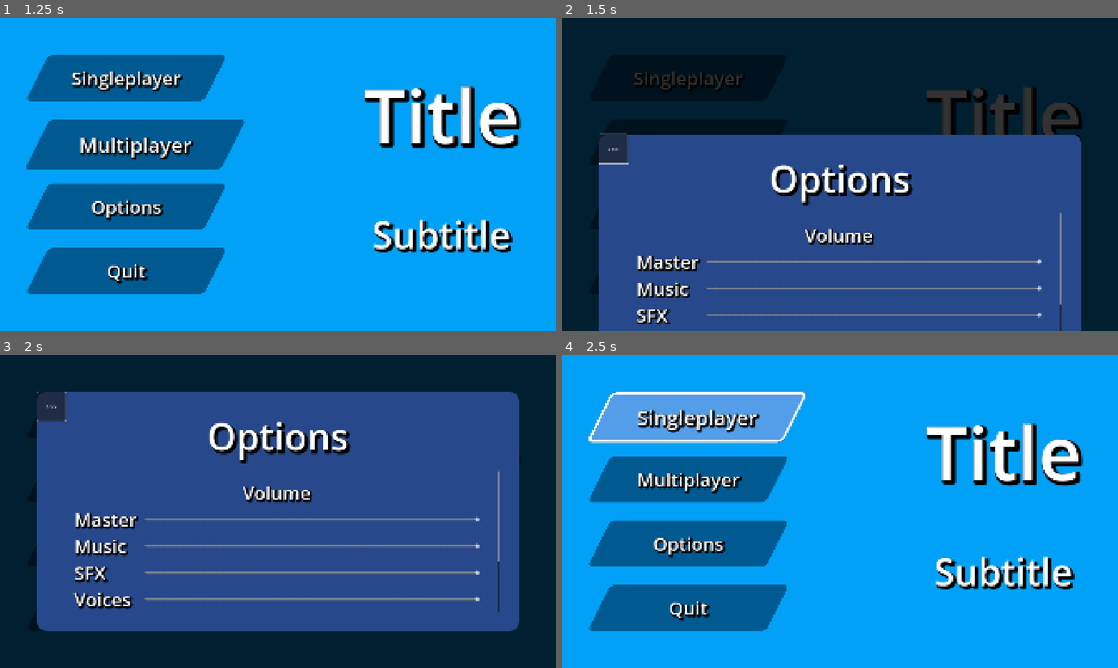
Above: before the commit, frames 1-4 (two rows, left to right).
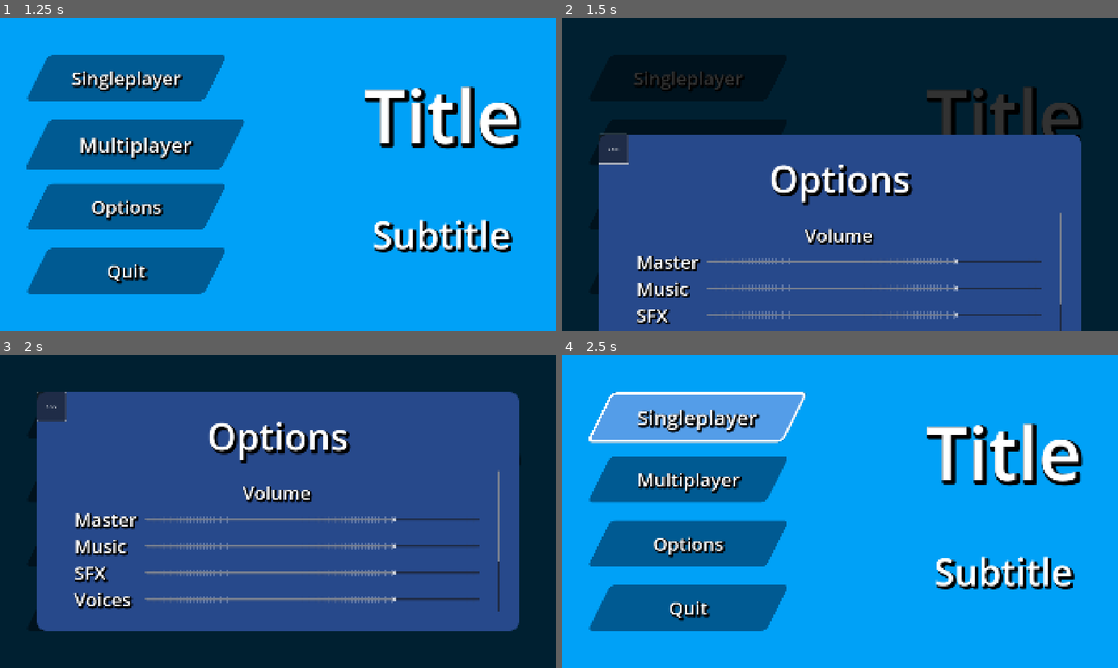
Above: after the commit, the same moments.

Repository: CISC-486-Game-Development-Project/cisc-486-game-development-project
Game: Godot game, scene res://Scenes/Menus/TitleScreen/title_screen.tscn
Two runs of this game, one before a commit and one after it. Both use one fixed random seed, a clock stepped at 60 frames per second and the inputs below. The engine's default icon, where the game draws it, is replaced by a stand-in: a white triangle on a blue panel in a dark square. Sound files missing from this copy of the repository are replaced by a short silence.
Inputs (mouse positions are in pixels of both pictures, inside the frame that each line leads up to):
- Up to frame 1 (1.25 s): tap Enter at 0.5 s; move the mouse to (400, 158) at 0.52 s; hold D (Right) from 0.53 s (still down); tap Down (CameraDown) at 0.6 s; click (400, 158) at 0.67 s
- Up to frame 2 (1.5 s): release D (Right) at 1.25 s; click "Options" at 1.25 s
- Up to frame 3 (2 s): no input
- Up to frame 4 (2.5 s): click "Back" at 2 s

Frame 1 is identical in both runs. In frame 2, 0.7% of the frame differs, in the area x 32-87%, y 76-97%; in frame 3, 1.1%, in the area x 32-87%, y 51-80%; in frame 4, nothing differs.

Commit message:
Added Volume Functionality in Options Menu
Options menu now works during in game pauses, and the volume sliders actually set the volumes in AudioManager.

Bugfix: sfx and voices are now properly removed from the current arrays so errors aren't thrown when setting volumes.

Diff:
--- a/Scenes/Menus/OptionsMenu/options_menu.gd
+++ b/Scenes/Menus/OptionsMenu/options_menu.gd
@@ -1,3 +1,4 @@
+class_name OptionsMenu
 extends CanvasLayer
 
 # Signals
@@ -8,6 +9,12 @@
 const TWEEN_TIME: float = 0.5 ## The time it takes for the menu to show or hide.
 const OFFSCREEN_POSITION: Vector2 = Vector2(0,1080) ## The position the menu tweens to and from when showing and hiding.
 
+# Exprot Vars
+@export var master_volume_slider: HSlider
+@export var music_volume_slider: HSlider
+@export var sfx_volume_slider: HSlider
+@export var voice_volume_slider: HSlider
+
 # Onready Vars
 @onready var background_panel: Panel = $BackgroundPanel
 @onready var options_container: MarginContainer = $OptionsContainer
@@ -17,7 +24,13 @@
 var menu_tween: Tween ## The current tween applying to this menu.
 
 func _ready() -> void:
+	_set_up_options()
+	hide()
 	temp_back_button.pressed.connect(hide_menu)
+
+######################
+## Showing & Hiding ##
+######################
 
 ## Should be called to show menu.
 func show_menu() -> void:
@@ -26,7 +39,7 @@
 		menu_tween.kill()
 
 	# Create new tween and run
-	menu_tween = get_tree().create_tween().set_parallel().set_trans(Tween.TRANS_CUBIC).set_ease(Tween.EASE_OUT)
+	menu_tween = create_tween().set_parallel().set_trans(Tween.TRANS_CUBIC).set_ease(Tween.EASE_OUT)
 	visible = true
 	options_container.set_position(OFFSCREEN_POSITION)
 	menu_tween.tween_property(options_container, "position", Vector2.ZERO, TWEEN_TIME)
@@ -43,7 +56,7 @@
 		menu_tween.kill()
 
 	# Create new tween and run
-	menu_tween = get_tree().create_tween().set_parallel().set_trans(Tween.TRANS_CUBIC).set_ease(Tween.EASE_OUT)
+	menu_tween = create_tween().set_parallel().set_trans(Tween.TRANS_CUBIC).set_ease(Tween.EASE_OUT)
 	options_container.set_position(Vector2.ZERO)
 	menu_tween.tween_property(options_container, "position", OFFSCREEN_POSITION, TWEEN_TIME)
 	menu_tween.tween_property(background_panel, "modulate", Color(1.0, 1.0, 1.0, 0.0), TWEEN_TIME)
@@ -51,3 +64,42 @@
 
 	# Emit signal
 	hiding.emit()
+
+#####################
+## Setup Functions ##
+#####################
+
+## Called on ready to set up the default values for the options and connect to the proper UI signals.
+func _set_up_options() -> void:
+	# Volume Sliders
+	master_volume_slider.value = AudioManager.master_volume
+	master_volume_slider.value_changed.connect(_on_master_volume_changed)
+
+	music_volume_slider.value = AudioManager.music_volume
+	music_volume_slider.value_changed.connect(_on_music_volume_changed)
+
+	sfx_volume_slider.value = AudioManager.sfx_volume
+	sfx_volume_slider.value_changed.connect(_on_sfx_volume_changed)
+
+	voice_volume_slider.value = AudioManager.voice_volume
+	voice_volume_slider.value_changed.connect(_on_voice_volume_changed)
+
+#############################
+## Change Signal Functions ##
+#############################
+
+## Called when the Master Volume slider emits value_changed signal.
+func _on_master_volume_changed(value: float) -> void:
+	AudioManager.set_master_volume(value)
+
+## Called when the Music Volume slider emits value_changed signal.
+func _on_music_volume_changed(value: float) -> void:
+	AudioManager.set_music_volume(value)
+
+## Called when the SFX Volume slider emits value_changed signal.
+func _on_sfx_volume_changed(value: float) -> void:
+	AudioManager.set_sfx_volume(value)
+
+## Called when the Voices Volume slider emits value_changed signal.
+func _on_voice_volume_changed(value: float) -> void:
+	AudioManager.set_voice_volume(value)
--- a/Scenes/Menus/OptionsMenu/options_menu.tscn
+++ b/Scenes/Menus/OptionsMenu/options_menu.tscn
@@ -24,8 +24,12 @@
 shadow_color = Color(0, 0, 0, 1)
 shadow_offset = Vector2(4, 4)
 
-[node name="OptionsMenu" type="CanvasLayer" unique_id=693100041]
+[node name="OptionsMenu" type="CanvasLayer" unique_id=693100041 node_paths=PackedStringArray("master_volume_slider", "music_volume_slider", "sfx_volume_slider", "voice_volume_slider")]
 script = ExtResource("1_6iikp")
+master_volume_slider = NodePath("OptionsContainer/PanelContainer/MarginContainer/HBoxContainer/VBoxContainer/ScrollContainer/VBoxContainer/Volume/VBoxContainer/Master/HSlider")
+music_volume_slider = NodePath("OptionsContainer/PanelContainer/MarginContainer/HBoxContainer/VBoxContainer/ScrollContainer/VBoxContainer/Volume/VBoxContainer/Music/HSlider")
+sfx_volume_slider = NodePath("OptionsContainer/PanelContainer/MarginContainer/HBoxContainer/VBoxContainer/ScrollContainer/VBoxContainer/Volume/VBoxContainer/SFX/HSlider")
+voice_volume_slider = NodePath("OptionsContainer/PanelContainer/MarginContainer/HBoxContainer/VBoxContainer/ScrollContainer/VBoxContainer/Volume/VBoxContainer/Voices/HSlider")
 
 [node name="BackgroundPanel" type="Panel" parent="." unique_id=1204713798]
 anchors_preset = 15
@@ -122,9 +126,10 @@
 size_flags_horizontal = 3
 size_flags_vertical = 3
 size_flags_stretch_ratio = 5.0
-value = 100.0
-rounded = true
-tick_count = 100
+max_value = 1.0
+step = 0.01
+tick_count = 101
+ticks_on_borders = true
 ticks_position = 2
 
 [node name="Music" type="HBoxContainer" parent="OptionsContainer/PanelContainer/MarginContainer/HBoxContainer/VBoxContainer/ScrollContainer/VBoxContainer/Volume/VBoxContainer" unique_id=1278897561]
@@ -145,9 +150,10 @@
 size_flags_horizontal = 3
 size_flags_vertical = 3
 size_flags_stretch_ratio = 5.0
-value = 100.0
-rounded = true
-tick_count = 100
+max_value = 1.0
+step = 0.01
+tick_count = 101
+ticks_on_borders = true
 ticks_position = 2
 
 [node name="SFX" type="HBoxContainer" parent="OptionsContainer/PanelContainer/MarginContainer/HBoxContainer/VBoxContainer/ScrollContainer/VBoxContainer/Volume/VBoxContainer" unique_id=518904121]
@@ -168,9 +174,10 @@
 size_flags_horizontal = 3
 size_flags_vertical = 3
 size_flags_stretch_ratio = 5.0
-value = 100.0
-rounded = true
-tick_count = 100
+max_value = 1.0
+step = 0.01
+tick_count = 101
+ticks_on_borders = true
 ticks_position = 2
 
 [node name="Voices" type="HBoxContainer" parent="OptionsContainer/PanelContainer/MarginContainer/HBoxContainer/VBoxContainer/ScrollContainer/VBoxContainer/Volume/VBoxContainer" unique_id=45080221]
@@ -191,9 +198,10 @@
 size_flags_horizontal = 3
 size_flags_vertical = 3
 size_flags_stretch_ratio = 5.0
-value = 100.0
-rounded = true
-tick_count = 100
+max_value = 1.0
+step = 0.01
+tick_count = 101
+ticks_on_borders = true
 ticks_position = 2
 
 [node name="Miscellaneous" type="MarginContainer" parent="OptionsContainer/PanelContainer/MarginContainer/HBoxContainer/VBoxContainer/ScrollContainer/VBoxContainer" unique_id=1697458373]
--- a/Scenes/Menus/PauseScreen/pause_screen.gd
+++ b/Scenes/Menus/PauseScreen/pause_screen.gd
@@ -1,14 +1,17 @@
 extends CanvasLayer
 
-@export_file("*.tscn") var options_scene: String = "res://Scenes/"
+# Export Vars
 @export_file("*.tscn") var exit_scene: String = "res://Scenes/"
 @export var resume_button: Button
 @export var options_button: Button
 @export var exit_button: Button
 
+# Onready Vars
+@onready var options_menu: OptionsMenu = $OptionsMenu
+
 func _ready() -> void:
 	# Set up pause screen
-	visible = false
+	hide()
 	get_tree().paused = false
 	process_mode = Node.PROCESS_MODE_ALWAYS
 
@@ -16,36 +19,35 @@
 	resume_button.pressed.connect(_on_resume_pressed)
 	options_button.pressed.connect(_on_options_pressed)
 	exit_button.pressed.connect(_on_exit_pressed)
+	options_menu.hiding.connect(show)
 
 	# Focus first button
 	resume_button.grab_focus()
 
 	# Load scenes
-	SceneManager.load_scene(options_scene)
 	SceneManager.load_scene(exit_scene)
 
 func _input(_event: InputEvent) -> void:
 	if Input.is_action_just_pressed("Pause"):
 		if get_tree().paused:
-			visible = false
+			hide()
 			get_tree().paused = false
 		else:
-			visible = true
+			show()
 			get_tree().paused = true
 
 ## Called when the resume button is pressed.
 func _on_resume_pressed() -> void:
-	visible = false
+	hide()
 	get_tree().paused = false
 
 ## Called when the options button is pressed.
 func _on_options_pressed() -> void:
-	visible = false
-	get_tree().paused = false
-	SceneManager.change_scene(options_scene, SceneManager.INSTANT)
+	hide()
+	options_menu.show_menu()
 
 ## Called when the exit button is pressed.
 func _on_exit_pressed() -> void:
-	visible = false
+	hide()
 	get_tree().paused = false
 	SceneManager.change_scene(exit_scene, SceneManager.INSTANT)
--- a/Scenes/Menus/PauseScreen/pause_screen.tscn
+++ b/Scenes/Menus/PauseScreen/pause_screen.tscn
@@ -1,6 +1,7 @@
 [gd_scene format=3 uid="uid://htd17y0efmde"]
 
 [ext_resource type="Script" uid="uid://b0s7bnsoqfjge" path="res://Scenes/Menus/PauseScreen/pause_screen.gd" id="1_qkxxw"]
+[ext_resource type="PackedScene" uid="uid://chopbamug8408" path="res://Scenes/Menus/OptionsMenu/options_menu.tscn" id="2_25jlc"]
 
 [sub_resource type="StyleBoxFlat" id="StyleBoxFlat_qkxxw"]
 bg_color = Color(0, 0, 0, 0.8)
@@ -19,11 +20,12 @@
 
 [node name="PauseScreen" type="CanvasLayer" unique_id=608802068 node_paths=PackedStringArray("resume_button", "options_button", "exit_button")]
 script = ExtResource("1_qkxxw")
-options_scene = "uid://chopbamug8408"
 exit_scene = "uid://b4byg6rmq7m24"
 resume_button = NodePath("MarginContainer/HBoxContainer/VBoxContainer/ResumeButton")
 options_button = NodePath("MarginContainer/HBoxContainer/VBoxContainer/OptionsButton")
 exit_button = NodePath("MarginContainer/HBoxContainer/VBoxContainer/ExitButton")
+
+[node name="OptionsMenu" parent="." unique_id=693100041 instance=ExtResource("2_25jlc")]
 
 [node name="Panel" type="Panel" parent="." unique_id=354774374]
 anchors_preset = 15
--- a/Singletons/audio_manager.gd
+++ b/Singletons/audio_manager.gd
@@ -17,10 +17,10 @@
 var current_sfx: Array = []
 var current_voices: Array = []
 
-var master_volume: float = 0.5
-var music_volume: float = 0.5
-var sfx_volume: float = 0.5
-var voice_volume: float = 0.5
+var master_volume: float = 0.75
+var music_volume: float = 0.75
+var sfx_volume: float = 0.75
+var voice_volume: float = 0.75
 
 ###################
 ## SFX Functions ##
@@ -41,7 +41,7 @@
 		current_voices.append(new_sound)
 
 	# Connect signal to destroy once finished
-	new_sound.finished.connect(new_sound.queue_free)
+	new_sound.finished.connect(_erase_sound.bind(new_sound))
 
 	# Add to scene and play sound
 	add_child(new_sound)
@@ -62,7 +62,7 @@
 		current_voices.append(new_sound)
 
 	# Connect signal to destroy once finished
-	new_sound.finished.connect(new_sound.queue_free)
+	new_sound.finished.connect(_erase_sound.bind(new_sound))
 
 	# Add to scene at position and play sound
 	add_child(new_sound)
@@ -84,11 +84,19 @@
 		current_voices.append(new_sound)
 
 	# Connect signal to destroy once finished
-	new_sound.finished.connect(new_sound.queue_free)
+	new_sound.finished.connect(_erase_sound.bind(new_sound))
 
 	# Add to parent node and play sound
 	parent.add_child(new_sound)
 	new_sound.play()
+
+## Called when a sound is finished to remove it from the stored sound arrays and free the node playing the sound.
+func _erase_sound(sound: Node) -> void:
+	if sound in current_sfx:
+		current_sfx.erase(sound)
+	elif sound in current_voices:
+		current_voices.erase(sound)
+	sound.queue_free()
 
 #####################
 ## Music Functions ##
@@ -209,7 +217,8 @@
 ## Should be called any time a volume value is set.
 func _update_volumes() -> void:
 	# Update music volume
-	current_music.volume_linear = master_volume * music_volume
+	if current_music:
+		current_music.volume_linear = master_volume * music_volume
 
 	# Update sfx volumes
 	for sfx in current_sfx:
